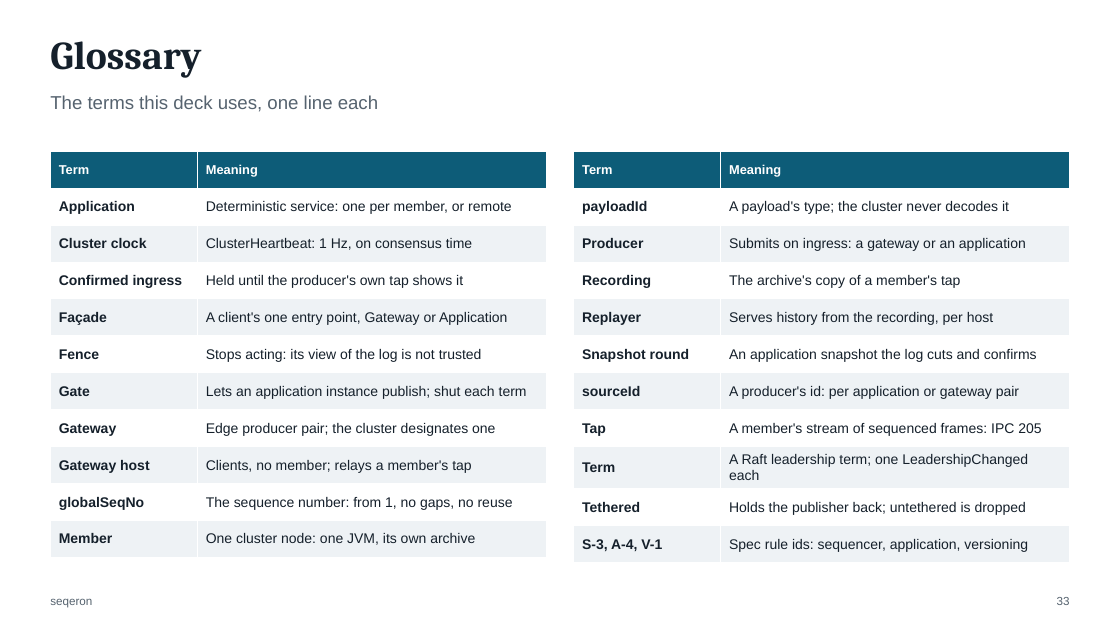
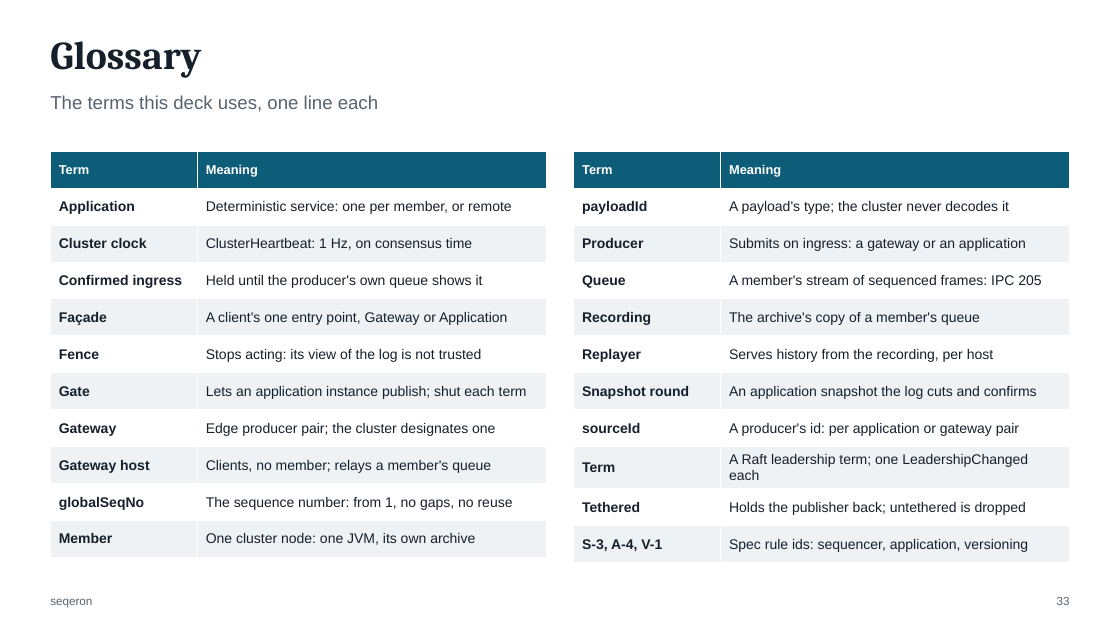
Before and after one commit to FredrikJDahlberg/seqeron, a slide deck: slide 33 of doc/presentation/seqeron-architecture.pptx. Drawn at 1120x630 pixels with LibreOffice and Linux fonts; fonts in the diff are those of the drawing. Boxes give left, top, right and bottom in pixels: in the first picture for what was removed or moved away, otherwise in the second. Text is boxed around its words. In the diff, an @@ line names an element or a change of style, - is before the commit and + after.

Commit message:
Rename the tap to the queue in the architecture deck
The deck follows the code: the queue, QueuePublisher, QueueRelay and
QUEUE_STALLED, with the glossary row moved to stay alphabetical. The log
drawn as a tape keeps its name. Where the deck used "queue" for replay
requests waiting on a slot, it now says they wait or are pending, as the
code does, and the three "Queue · aeron:ipc 205" labels are widened to stay
on one line.

```diff
--- a/doc/presentation/seqeron-architecture.pptx
+++ b/doc/presentation/seqeron-architecture.pptx
@@ table at (50, 151, 546, 558) @@
-row 4, column 2: Held until the producer's own tap shows it
+row 4, column 2: Held until the producer's own queue shows it
-row 9, column 2: Clients, no member; relays a member's tap
+row 9, column 2: Clients, no member; relays a member's queue
@@ table at (574, 151, 1070, 558) @@
-row 4: Recording | The archive's copy of a member's tap
+row 4: Queue | A member's stream of sequenced frames: IPC 205
+row 5: Recording | The archive's copy of a member's queue
-row 8: Tap | A member's stream of sequenced frames: IPC 205
```
Also in this commit, not shown: 31 other slides changed, 1 other file.
